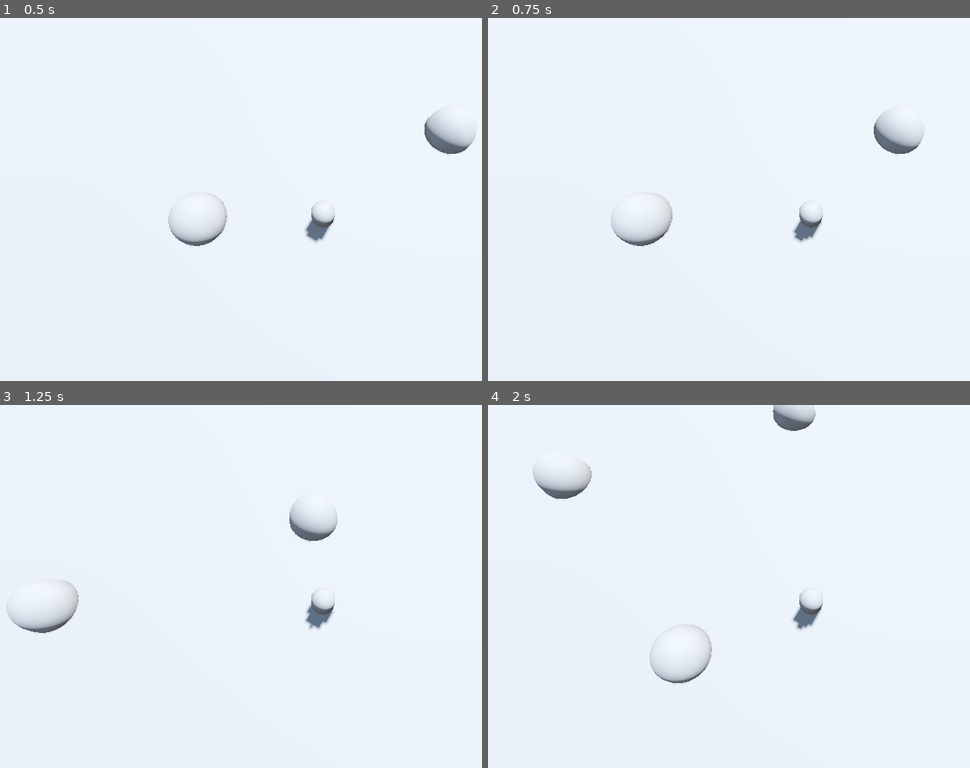
Above: before the commit, frames 1-4 (two rows, left to right).
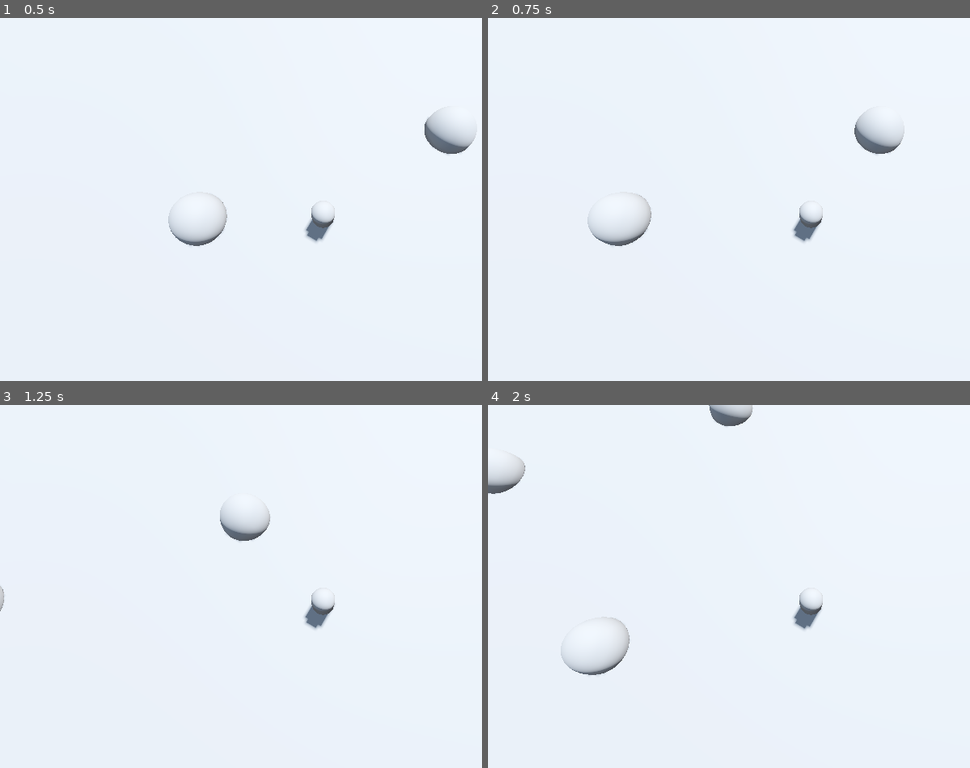
Above: after the commit, the same moments.

Repository: Edtg/Ludum-Dare-55
Game: Godot game, scene res://scenes/main.tscn
The game is run twice, just before and just after one commit, with the same random seed, the same clock (stepped at 60 frames per second) and the same inputs.
Inputs:
- Up to frame 1 (0.5 s): no input
- Up to frame 2 (0.75 s): hold D (move_right) from 0.53 s (still down); hold Shift (sprint, bound only after the commit) from 0.53 s (still down)
- Up to frame 3 (1.25 s): keep holding D (move_right); keep holding Shift (sprint, bound only after the commit)
- Up to frame 4 (2 s): release D (move_right) at 1.28 s; release Shift (sprint, bound only after the commit) at 1.28 s; hold S (move_back) from 1.28 s (still down); tap Shift (sprint, bound only after the commit) at 1.35 s

Frame 1 is identical in both runs. In frame 2, 1.7% of the frame differs, in the area x 20-91%, y 25-63%; in frame 3, 1.7%; in frame 4, 2.8%, in the area x 0-69%, y 0-77%.

Commit message:
Added sprinting

Diff:
--- a/project.godot
+++ b/project.godot
@@ -37,3 +37,8 @@
 "events": [Object(InputEventKey,"resource_local_to_scene":false,"resource_name":"","device":-1,"window_id":0,"alt_pressed":false,"shift_pressed":false,"ctrl_pressed":false,"meta_pressed":false,"pressed":false,"keycode":0,"physical_keycode":68,"key_label":0,"unicode":100,"echo":false,"script":null)
 ]
 }
+sprint={
+"deadzone": 0.5,
+"events": [Object(InputEventKey,"resource_local_to_scene":false,"resource_name":"","device":-1,"window_id":0,"alt_pressed":false,"shift_pressed":false,"ctrl_pressed":false,"meta_pressed":false,"pressed":false,"keycode":0,"physical_keycode":4194325,"key_label":0,"unicode":0,"echo":false,"script":null)
+]
+}
--- a/scenes/characters/player.gd
+++ b/scenes/characters/player.gd
@@ -1,6 +1,7 @@
 extends CharacterBody3D
 
 const MOVE_SPEED: float = 4.0
+const SPRINT_SPEED: float = 6.0
 var gravity: float = ProjectSettings.get_setting("physics/3d/default_gravity")
 
 
@@ -14,9 +15,13 @@
 	var input_direction = Input.get_vector("move_left", "move_right", "move_forward", "move_back")
 
 	var direction = (transform.basis * Vector3(input_direction.x, 0, input_direction.y)).normalized()
+	var speed = MOVE_SPEED
+	if Input.is_action_pressed("sprint"):
+		speed = SPRINT_SPEED
+
 	if direction:
-		velocity.x = direction.x * MOVE_SPEED
-		velocity.z = direction.z * MOVE_SPEED
+		velocity.x = direction.x * speed
+		velocity.z = direction.z * speed
 	else:
 		velocity.x = move_toward(velocity.x, 0, 0.5)
 		velocity.z = move_toward(velocity.z, 0, 0.5)
